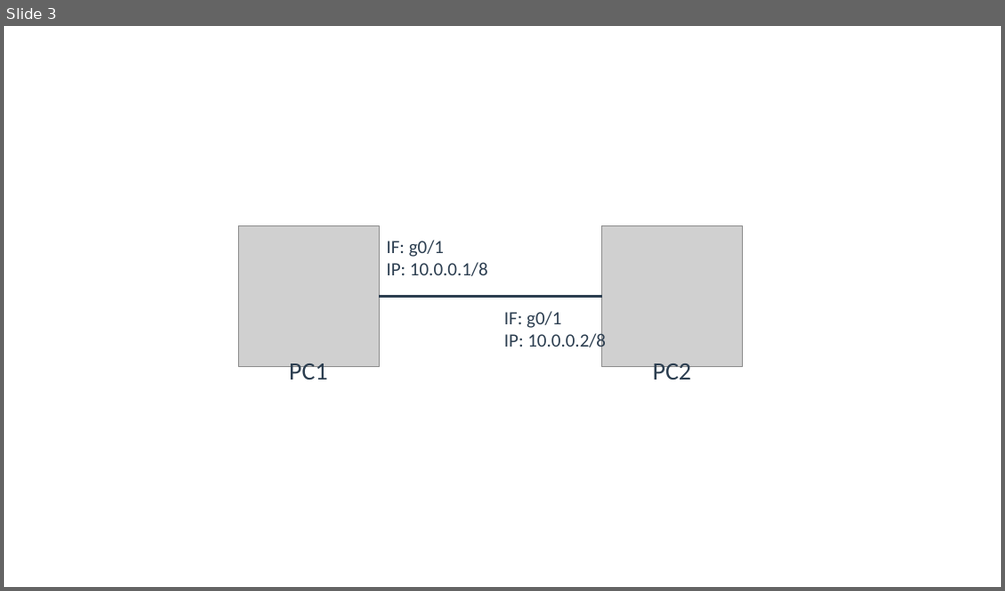
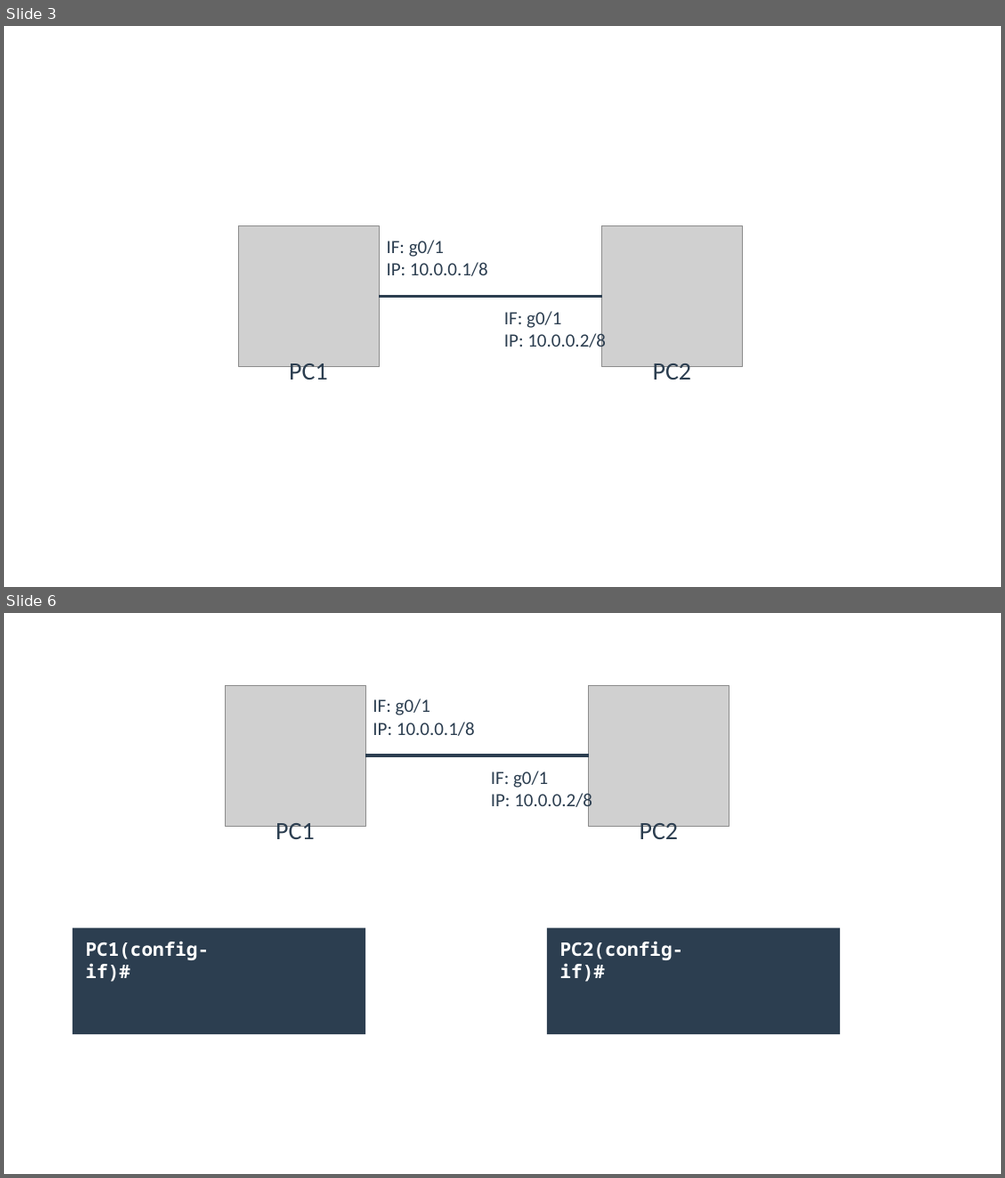
Before and after one commit to yuichi110/www.yuichi.com-network, a slide deck: slides/0020.pptx. Shown one above the other, each under a label of ours: slide 3 before the commit, slides 3 and 6 after it; the slides between them are not shown. The pictures are 1005x591 and 1005x1178 pixels, drawn with LibreOffice and Linux fonts; fonts in the diff are those of the drawing; grey boxes stand for pictures. Boxes give left, top, right and bottom in pixels: in the first picture for what was removed or moved away, otherwise in the second. Text is boxed around its words. In the diff, an @@ line names an element or a change of style, - is before the commit and + after.

```diff
--- a/slides/0020.pptx
+++ b/slides/0020.pptx
@@ slide 6 added at (4,613,1001,1174), background #FFFFFF @@
@@ picture added at (226,686,366,826) @@
@@ picture added at (589,686,729,826) @@
@@ text added at (372,698,475,736), 18 pt, text #2C3E50 @@
+IF: g0/1
+IP: 10.0.0.1/8
@@ line added from (366, 755) to (589, 755), #2C3E50 3 pt @@
@@ text added at (491,771,592,811), 18 pt, text #2C3E50 @@
+IF: g0/1
+IP: 10.0.0.2/8
@@ text added at (275,819,315,839), 24 pt, text #2C3E50 @@
+PC1
@@ text added at (639,819,679,839), 24 pt, text #2C3E50 @@
+PC2
@@ rectangle added at (73,928,366,1034), fill #2C3E50 @@
@@ rectangle added at (547,928,840,1034), fill #2C3E50 @@
@@ text added at (86,941,210,981), 18 pt, text #FFFFFF, bold @@
+PC1(config-if)#
@@ text added at (560,941,684,981), 18 pt, text #FFFFFF, bold @@
+PC2(config-if)#
```
Also in this commit, not shown: 1 slide changed, 2 other slides added, 1 other file.
